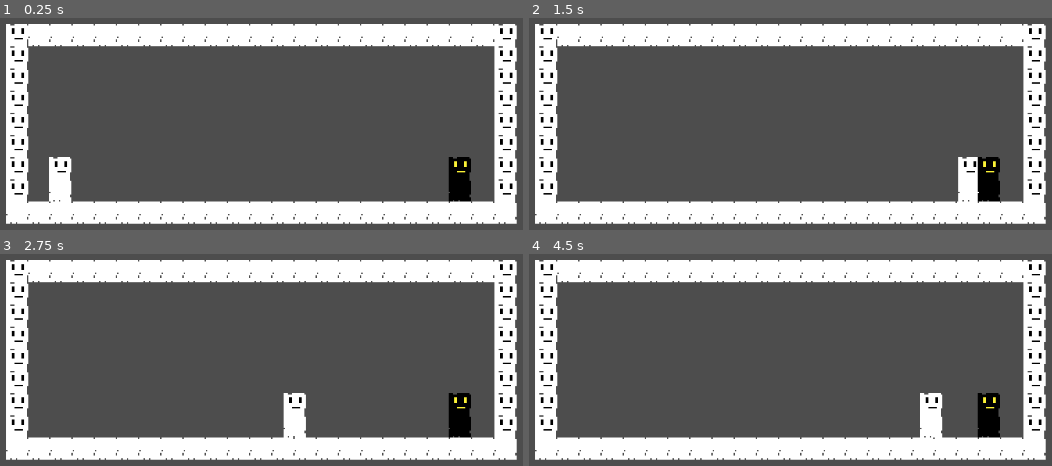
Above: before the commit, frames 1-4 (two rows, left to right).
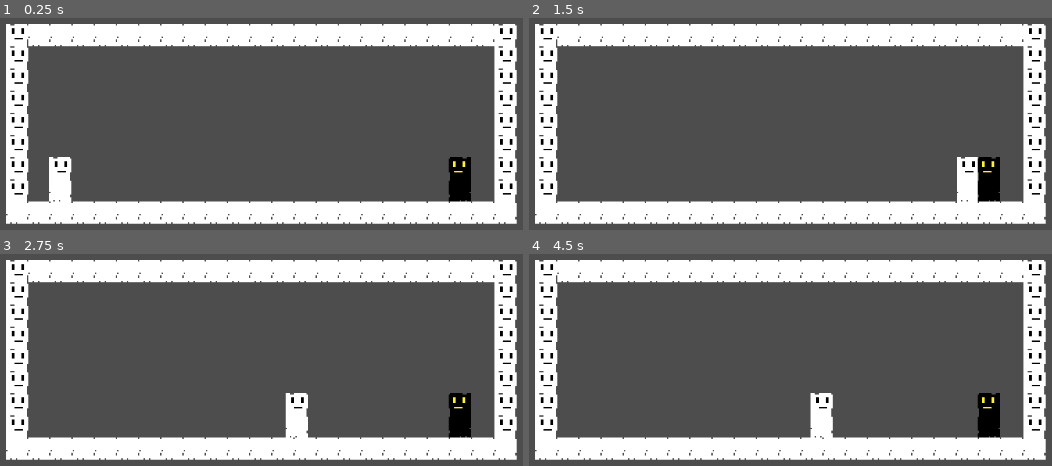
Above: after the commit, the same moments.

Repository: ZiyadAziz/Risky-Slice
Game: Godot game, scene res://scenes/game.tscn
The game is run twice, just before and just after one commit, with the same random seed, the same clock (stepped at 60 frames per second) and the same inputs.
Inputs (mouse positions are in pixels of both pictures, inside the frame that each line leads up to):
- Up to frame 1 (0.25 s): no input
- Up to frame 2 (1.5 s): tap Enter at 0.5 s; move the mouse to (978, 179) at 0.52 s; hold D (move_forward_singleplayer) from 0.53 s (still down); click (978, 179) at 0.6 s; move the mouse to (644, 223) at 1.27 s; click (644, 223) at 1.35 s
- Up to frame 3 (2.75 s): tap Space (feint_singleplayer) at 2, 2.1 s; move the mouse to (350, 338) at 2.02 s; release D (move_forward_singleplayer) at 2.03 s; hold A (block_and_move_backwards_singleplayer) from 2.03 s (still down); click (350, 338) at 2.3 s
- Up to frame 4 (4.5 s): move the mouse to (outside the picture) at 2.77 s; release A (block_and_move_backwards_singleplayer) at 2.78 s; hold D (move_forward_singleplayer) 2.78-4.28 s; right-click (outside the picture) at 2.85 s; click (outside the picture) at 3.05 s; tap Enter at 3.5 s; move the mouse to (outside the picture) at 3.52 s; click (outside the picture) at 3.6 s; move the mouse to (560, 370) at 4.27 s; hold A (block_and_move_backwards_singleplayer) from 4.28 s (still down); click (560, 370) at 4.35 s

The runs differ from the first frame. In frame 1, 0.1% of the frame differs, in the area x 85-91%, y 65-87%; in frame 2, 0.3%; in frame 3, 0.4%; in frame 4, 1.9%, in the area x 53-91%, y 65-87%.

Commit message:
Added more mechanics like health

Diff:
--- a/project.godot
+++ b/project.godot
@@ -11,8 +11,12 @@
 [application]
 
 config/name="Brackeys 2025"
-run/main_scene="uid://s67p1qob7srn"
+run/main_scene="uid://sprw24yajqf7"
 config/features=PackedStringArray("4.4", "Forward Plus")
+
+[autoload]
+
+GameManager="*res://scripts/game_manager.gd"
 
 [input]
 
--- a/scenes/temp_enemy.tscn
+++ b/scenes/temp_enemy.tscn
@@ -1,5 +1,6 @@
-[gd_scene load_steps=5 format=3 uid="uid://c4jjhndepghq6"]
+[gd_scene load_steps=7 format=3 uid="uid://c4jjhndepghq6"]
 
+[ext_resource type="Script" uid="uid://daessbl0vi3gr" path="res://scripts/temp_enemy.gd" id="1_2wt5d"]
 [ext_resource type="Texture2D" uid="uid://xwffp4rvjoya" path="res://assets/TempEnemy.png" id="1_xq7ou"]
 
 [sub_resource type="AtlasTexture" id="AtlasTexture_2wt5d"]
@@ -18,12 +19,24 @@
 }]
 
 [sub_resource type="CapsuleShape2D" id="CapsuleShape2D_k2yj4"]
-radius = 7.0
+radius = 8.0
+
+[sub_resource type="CapsuleShape2D" id="CapsuleShape2D_xq7ou"]
+radius = 8.0
 
 [node name="temp_enemy" type="CharacterBody2D"]
+script = ExtResource("1_2wt5d")
 
 [node name="AnimatedSprite2D" type="AnimatedSprite2D" parent="."]
 sprite_frames = SubResource("SpriteFrames_5eeuo")
+flip_h = true
 
 [node name="CollisionShape2D" type="CollisionShape2D" parent="."]
 shape = SubResource("CapsuleShape2D_k2yj4")
+
+[node name="Hurtbox" type="Area2D" parent="."]
+
+[node name="CollisionShape2D" type="CollisionShape2D" parent="Hurtbox"]
+shape = SubResource("CapsuleShape2D_xq7ou")
+
+[connection signal="area_entered" from="Hurtbox" to="." method="_on_hurtbox_area_entered"]
--- /dev/null
+++ b/scripts/game_manager.gd
@@ -0,0 +1,10 @@
+#This node is global, later on I think it should be able to handle things like choosing between singleplayer or 1v1, and choosing what difficulty bot you wanna go against
+extends Node
+
+var p1_score := 0
+var p2_score := 0
+var rounds_played := 0
+
+func reset_round():
+	print("Resetting round...")
+	get_tree().change_scene_to_file("res://scenes/game.tscn")
--- /dev/null
+++ b/scripts/temp_enemy.gd
@@ -0,0 +1,16 @@
+extends CharacterBody2D
+
+var health := 3
+
+func _on_hurtbox_area_entered(area: Area2D) -> void:
+	print("hit")
+	health -= 1
+	print(GameManager.p1_score)
+	if health <= 0:
+		print("dead")
+		GameManager.p1_score += 1
+		print(GameManager.p1_score)
+		GameManager.reset_round()
+		print(GameManager.p1_score)
+
+	pass # Replace with function body.
--- a/scripts/temp_player.gd
+++ b/scripts/temp_player.gd
@@ -9,9 +9,9 @@
 
 	if Input.is_action_just_pressed("attack_singleplayer"): #Need to add a timer or something so that the player has to wait for the animation to end before attacking again
 		$AttackArea/CollisionShape2D.disabled = false
-		print("attacking")
-		await get_tree().create_timer(1.0).timeout #this probs shouldnt be the solution, I'd want to tie the timer to the attack animation when I make one
-		print("attacking")
+		#print("attacking")
+		await get_tree().create_timer(0.5).timeout #this probs shouldnt be the solution, I'd want to tie the timer to the attack animation when I make one
+		#print("attacking")
 		$AttackArea/CollisionShape2D.disabled = true
 
 
Not shown: 1 places in scenes/game.tscn that only renumber resources
Not shown, added: scripts/game_manager.gd.uid
Not shown, added: scripts/temp_enemy.gd.uid
